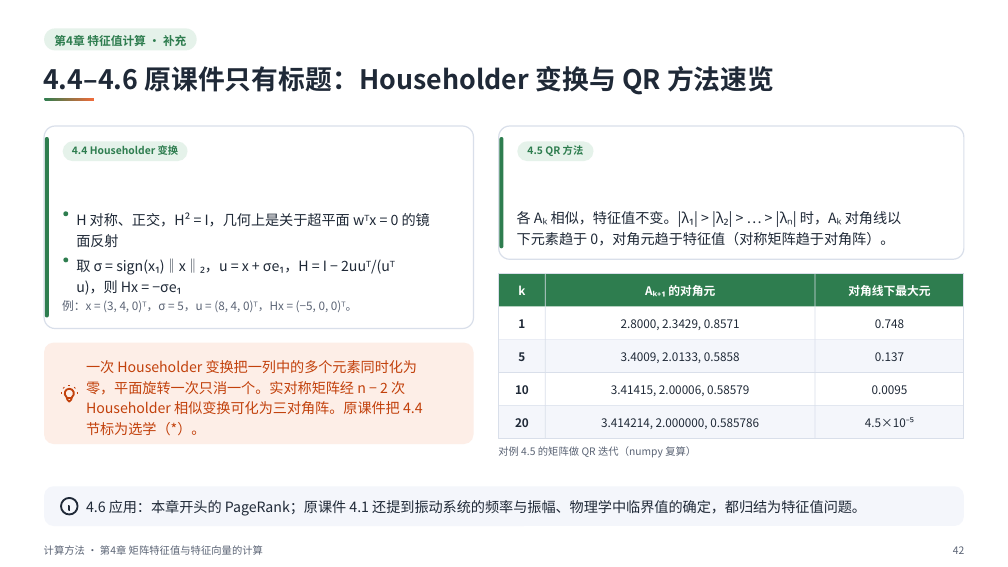
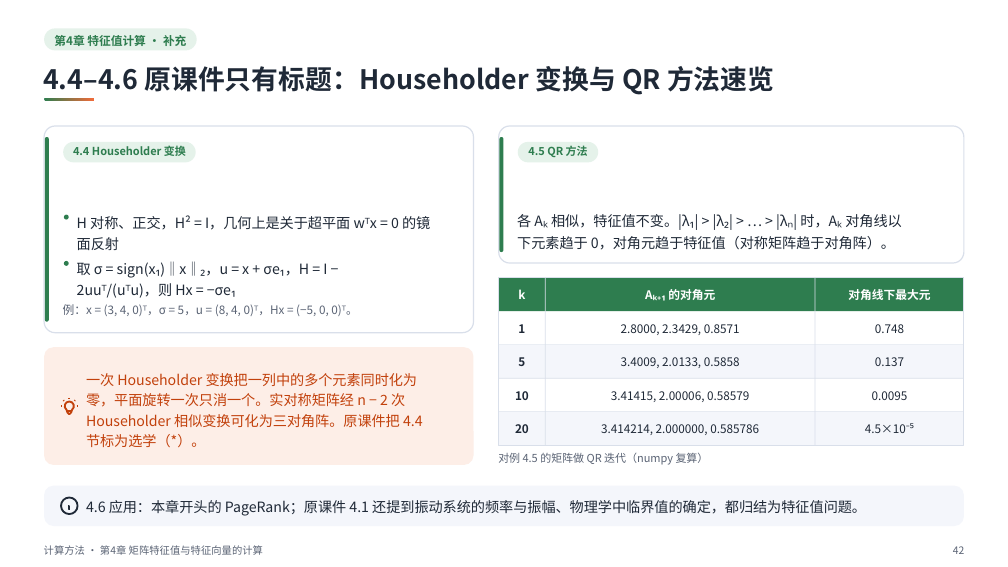
Before and after one commit to sweetcornna/JLU-remake, a slide deck: slide 42 of 大二下/计算方法（by陈广广）/重制版PPT/第4章 矩阵特征值与特征向量的计算（重制版）.pptx. Drawn at 1008x567 pixels with LibreOffice and Linux fonts; fonts in the diff are those of the drawing. Boxes give left, top, right and bottom in pixels: in the first picture for what was removed or moved away, otherwise in the second. Text is boxed around its words. In the diff, an @@ line names an element or a change of style, - is before the commit and + after.

```diff
--- a/大二下/计算方法（by陈广广）/重制版PPT/第4章 矩阵特征值与特征向量的计算（重制版）.pptx
+++ b/大二下/计算方法（by陈广广）/重制版PPT/第4章 矩阵特征值与特征向量的计算（重制版）.pptx
@@ rounded rectangle resized from (x1=44, y1=126, x2=473, y2=329) to (x1=44, y1=126, x2=473, y2=333) @@
@@ rounded rectangle resized from (x1=63, y1=141, x2=188, y2=161) to (x1=64, y1=142, x2=196, y2=163) @@
@@ rounded rectangle resized from (x1=499, y1=126, x2=964, y2=259) to (x1=499, y1=126, x2=964, y2=263) @@
@@ rounded rectangle resized from (x1=500, y1=137, x2=504, y2=248) to (x1=500, y1=137, x2=504, y2=252) @@
@@ rounded rectangle moved from (x1=517, y1=141, x2=594, y2=161) to (x1=518, y1=142, x2=598, y2=163) @@
@@ text at (x1=77, y1=261, x2=327, y2=297): spaces changed @@
-取 σ = sign(x₁)‖x‖₂，u = x + σe₁，H = I − 2uuᵀ/(uᵀ
-u)，则 Hx = −σe₁
+取 σ = sign(x₁)‖x‖₂，u = x + σe₁，H = I −
+2uuᵀ/(uᵀu)，则 Hx = −σe₁
@@ 18 texts, 9 rectangles moved together from (x1=62, y1=211, x2=964, y2=439) to (x1=63, y1=214, x2=964, y2=445) @@
@@ proportions changed in 3 elements at (x1=44, y1=126, x2=473, y2=333), (x1=499, y1=126, x2=964, y2=263), (x1=44, y1=347, x2=473, y2=465) @@
@@ rounded rectangle resized from (x1=44, y1=343, x2=473, y2=444) to (x1=44, y1=347, x2=473, y2=465) @@
@@ 3 freeform shapes, 1 text moved together from (x1=61, y1=360, x2=423, y2=435) to (x1=61, y1=373, x2=423, y2=447) @@
@@ size 9.8 to 10.5 pt in 3 elements at (x1=528, y1=145, x2=588, y2=157), (x1=73, y1=146, x2=186, y2=156), (x1=498, y1=453, x2=709, y2=465) @@
```
Also in this commit, not shown: 36 other slides changed, 21 other files.
